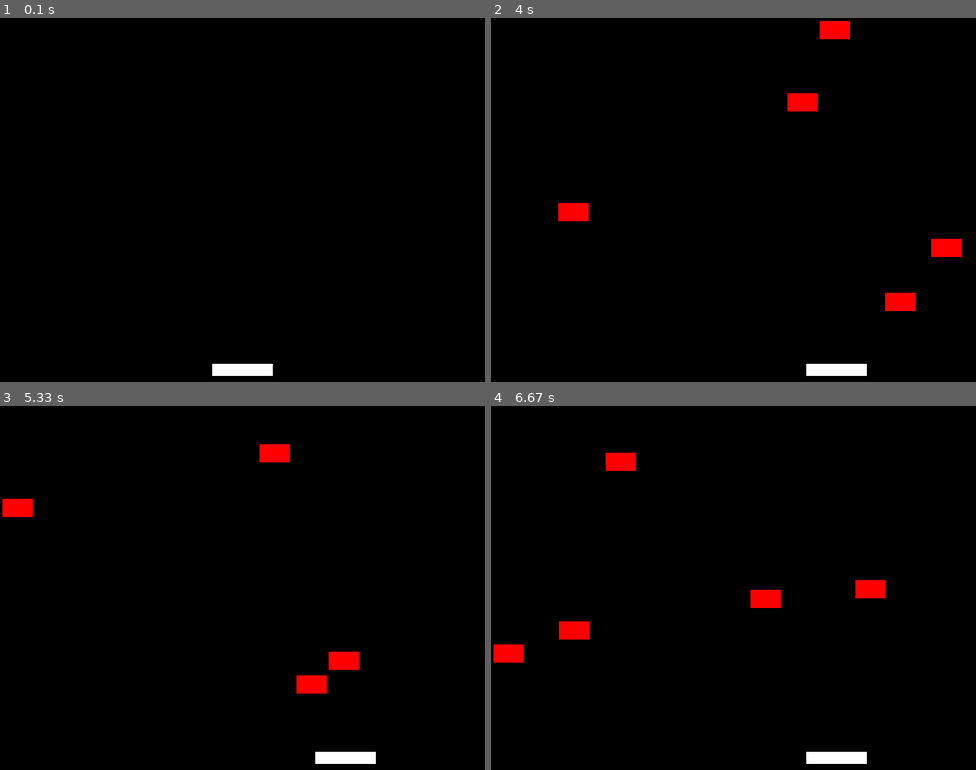
Above: before the commit, frames 1-4 (two rows, left to right).
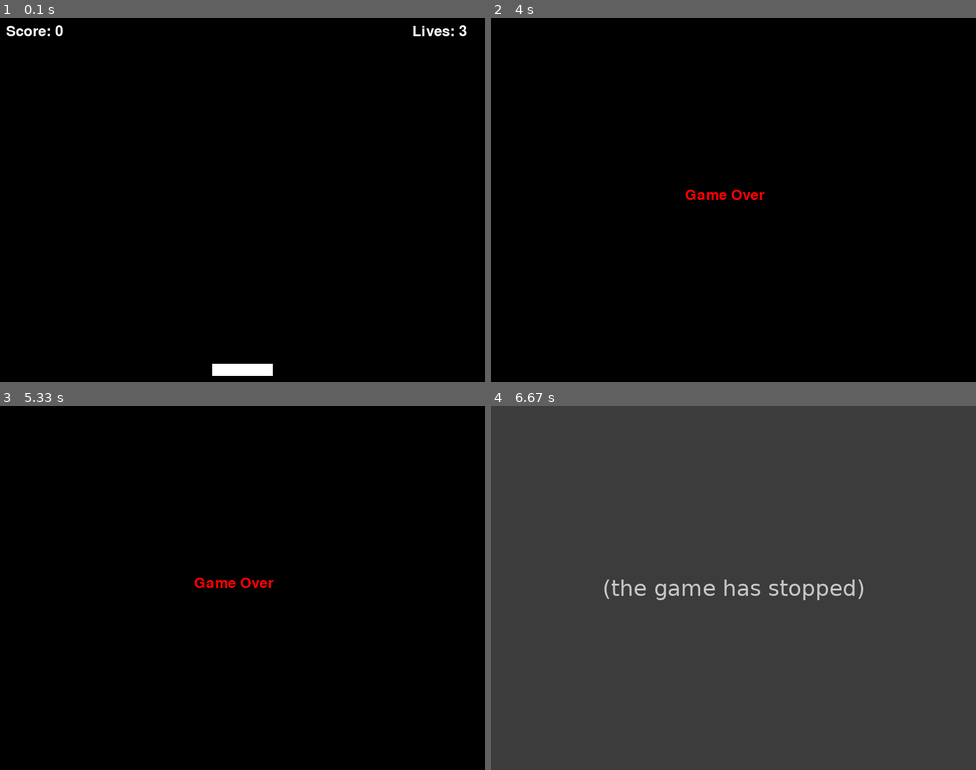
Above: after the commit, the same moments.

Repository: aknim/pygame-falling-bricks
Game: pygame game, started from falling_bricks.py
The game is run twice, just before and just after one commit, with the same random seed, the same clock (stepped at 60 frames per second) and the same inputs.
Inputs:
- Up to frame 1 (0.1 s): no input
- Up to frame 2 (4 s): hold Right 0.33-0.8 s; hold Right 0.83-1.3 s; hold Left 1.33-1.87 s; hold Left 1.9-2.3 s; hold Right 2.33-2.97 s; hold Left 3-3.47 s; hold Right 3.5-3.97 s
- Up to frame 3 (5.33 s): no input
- Up to frame 4 (6.67 s): no input

The runs differ from the first frame. In frame 1, 0.3% of the frame differs, in the area x 1-97%, y 2-5%; in frame 2, 2.2%; in frame 3, 1.9%; in frame 4, 100%, in the area x 0-100%, y 0-100%.
After the commit the program exited at 5.82 s; later frames show no game.

Commit message:
Day1.4 20x1 Added collision detection, scoring, game over

Diff:
--- a/falling_bricks.py
+++ b/falling_bricks.py
@@ -27,6 +27,9 @@
 paddle_x = (SCREEN_WIDTH - PADDLE_WIDTH) // 2
 paddle_y = (SCREEN_HEIGHT - PADDLE_HEIGHT - 10)
 paddle_speed = 10
+
+score = 0
+lives = 3
 
 class Brick:
     def __init__(self, x, y, speed):
@@ -80,11 +83,35 @@
         brick.move()
         brick.draw(screen)
 
+        # Check collision with paddle
+        if (brick.y + BRICK_HEIGHT >= paddle_y and
+            paddle_x <= brick.x <= paddle_x + PADDLE_WIDTH):
+            score += 10 # Increment score
+            bricks.remove(brick)
+            continue
+
         # Remove brick if it falls past the screen
         if brick.y > SCREEN_HEIGHT:
             bricks.remove(brick)
+            lives -= 1 # Deduct a life
+
+    # Draw the score and lives
+    font = pygame.font.SysFont(None, 36)
+    score_text = font.render(f"Score: {score}", True, WHITE)
+    lives_text = font.render(f"Lives: {lives}", True, WHITE)
+    screen.blit(score_text, (10, 10))
+    screen.blit(lives_text, (SCREEN_WIDTH - 120, 10))
+
+    # Check for game over
+    if lives <= 0:
+        running = False
 
     pygame.display.flip()
     clock.tick(FPS)
 
-pygame.quit()
+# Game Over Screen
+screen.fill(BLACK)
+game_over_text = font.render("Game Over", True, RED)
+screen.blit(game_over_text, (SCREEN_WIDTH // 2 - 80, SCREEN_HEIGHT // 2 - 20))
+pygame.display.flip()
+pygame.time.wait(2000)
